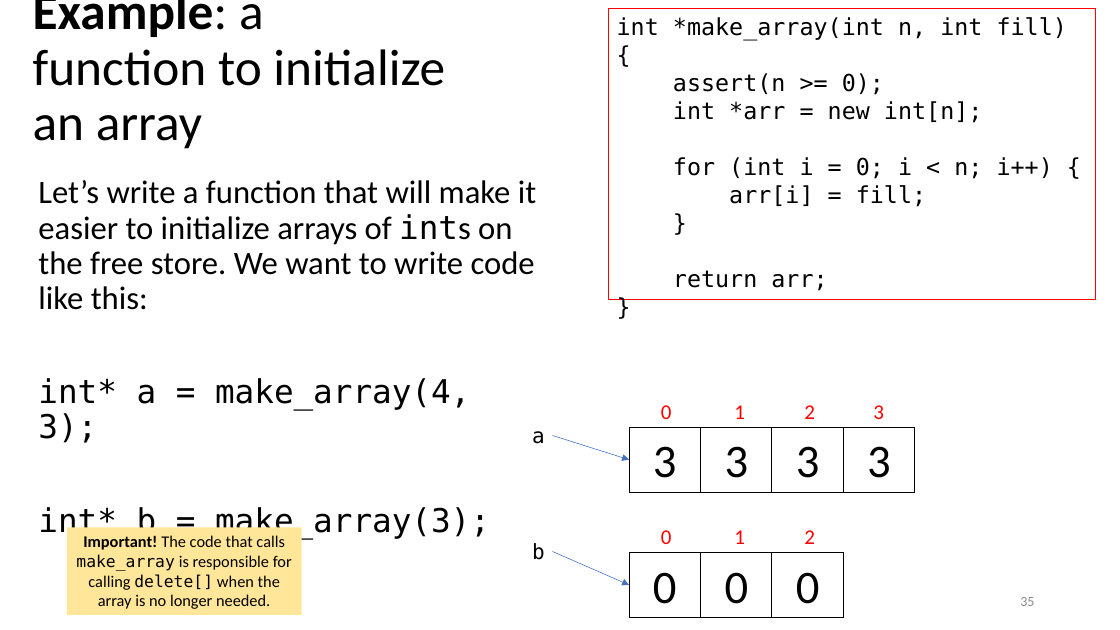
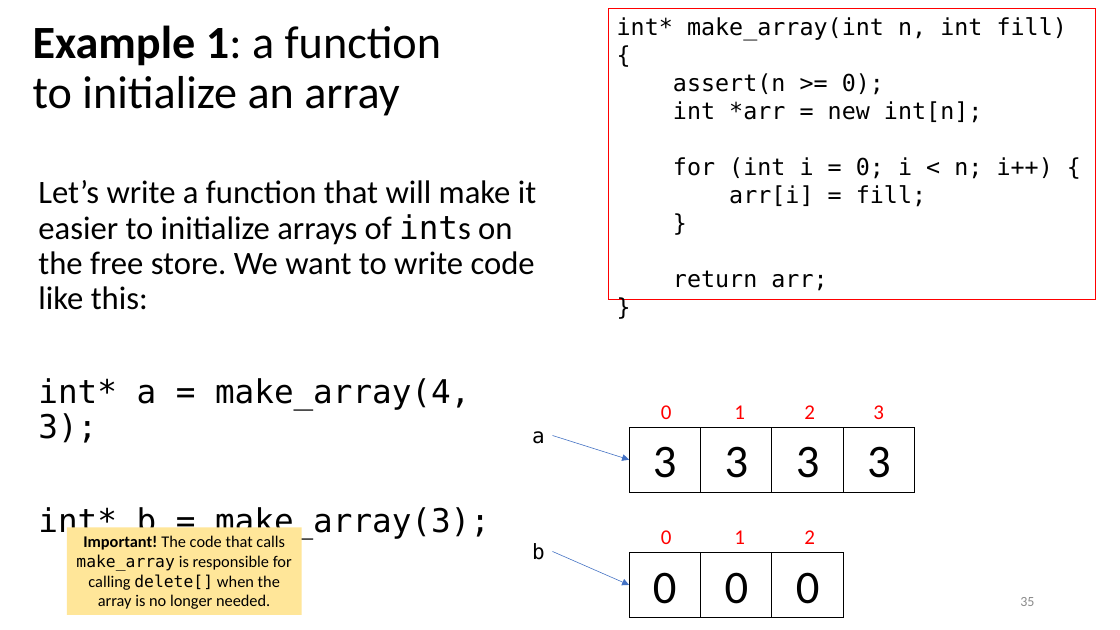
Before and after one commit to tjd1234/cmpt135spring2024, a slide deck: slide 35 of sample_code/week3/week3_cmpt135.pptx. Drawn at 1120x630 pixels with LibreOffice and Linux fonts; fonts in the diff are those of the drawing. Boxes give left, top, right and bottom in pixels: in the first picture for what was removed or moved away, otherwise in the second. Text is boxed around its words. In the diff, an @@ line names an element or a change of style, - is before the commit and + after.

```diff
--- a/sample_code/week3/week3_cmpt135.pptx
+++ b/sample_code/week3/week3_cmpt135.pptx
@@ title at box(33, 25, 441, 116): text changed; size 44 to 39.6 pt @@
-Example: a function to initialize an array
+Example 1: a function to initialize an array
@@ text in rectangle at box(617, 17, 1067, 41): spaces changed @@
-int *make_array(int n, int fill) {
+int* make_array(int n, int fill) {
```
Also in this commit, not shown: 15 other slides changed, 3 slides added, 1 slide removed, 2 other files.
